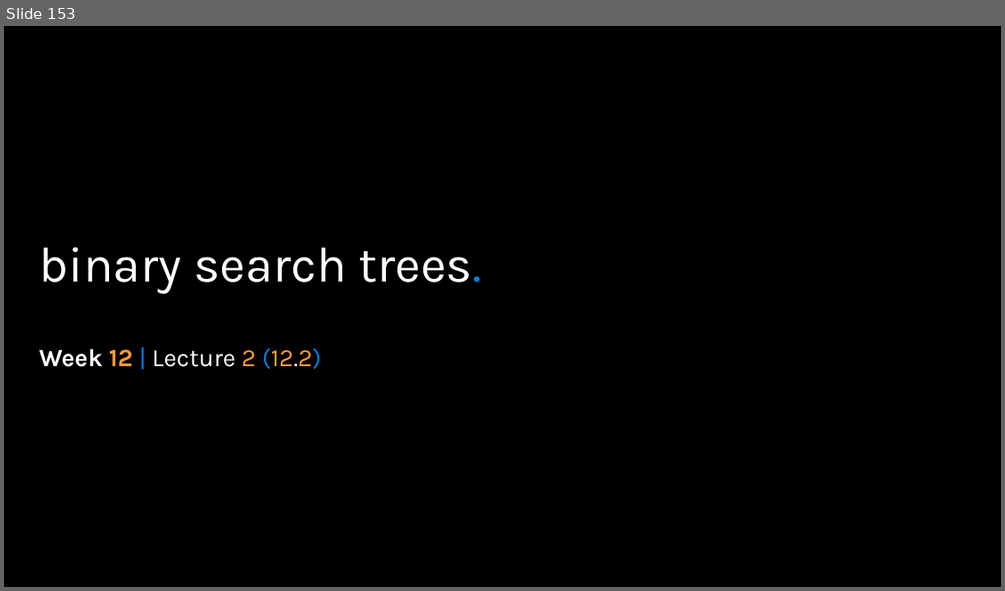
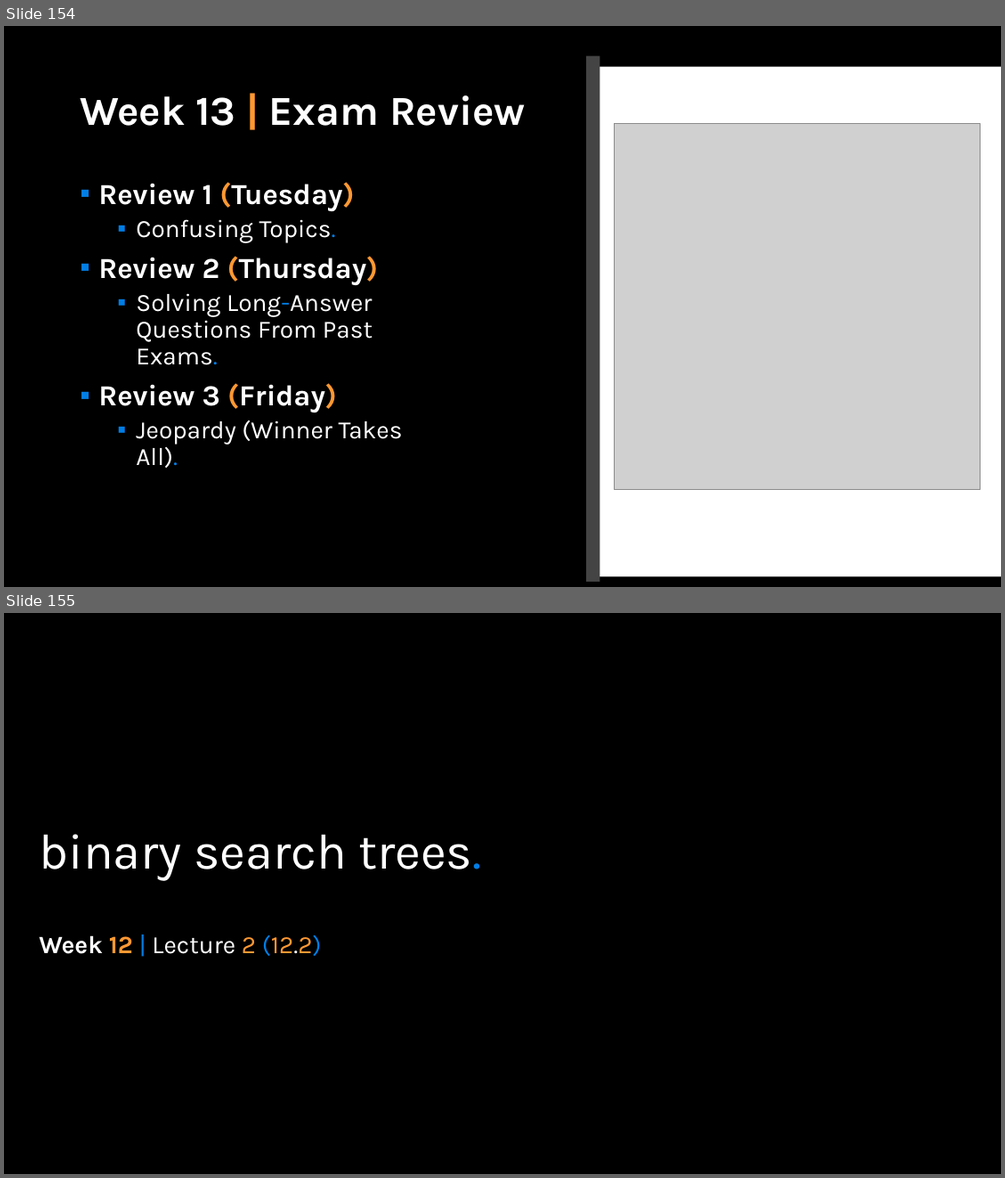
Before and after one commit to APS106/APS106-winter-2023-kinsella-goodfellow, a slide deck: lectures/week12/lecture2/slides/week12_lecture2.pptx. Shown one above the other, each under a label of ours: slide 153 before the commit, slides 154 and 155 after it. The pictures are 1005x591 and 1005x1178 pixels, drawn with LibreOffice and Linux fonts; fonts in the diff are those of the drawing; grey boxes stand for pictures; background and template pictures are left out. Boxes give left, top, right and bottom in pixels: in the first picture for what was removed or moved away, otherwise in the second. Text is boxed around its words. In the diff, an @@ line names an element or a change of style, - is before the commit and + after.

```diff
--- a/lectures/week12/lecture2/slides/week12_lecture2.pptx
+++ b/lectures/week12/lecture2/slides/week12_lecture2.pptx
@@ slide 154 added at (4, 26, 1001, 587), background picture (left out) @@
@@ rectangle added at (587, 56, 600, 581), fill #444445 @@
@@ rectangle added at (593, 66, 1001, 576), fill #FFFFFF @@
@@ title added at (80, 95, 526, 126), 39.6 pt, text #FFFFFF, bold @@
+Week 13 | Exam Review
@@ picture added at (615, 124, 979, 490) @@
@@ text added at (98, 182, 403, 467), 24 pt, text #FFFFFF @@
+▪ Review 1 (Tuesday)
+  ▪ Confusing Topics.
+▪ Review 2 (Thursday)
+  ▪ Solving Long-Answer Questions From Past Exams.
+▪ Review 3 (Friday)
+  ▪ Jeopardy (Winner Takes All).
@@ what was slide 153 is now slide 155 @@
```
Also in this commit, not shown: 1 other slide added, 6 other files.
